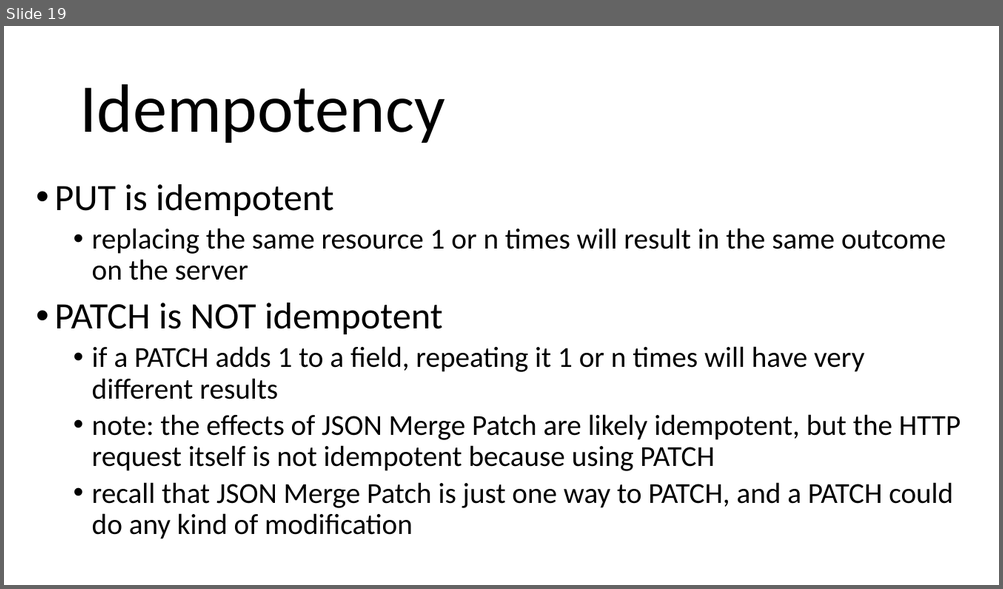
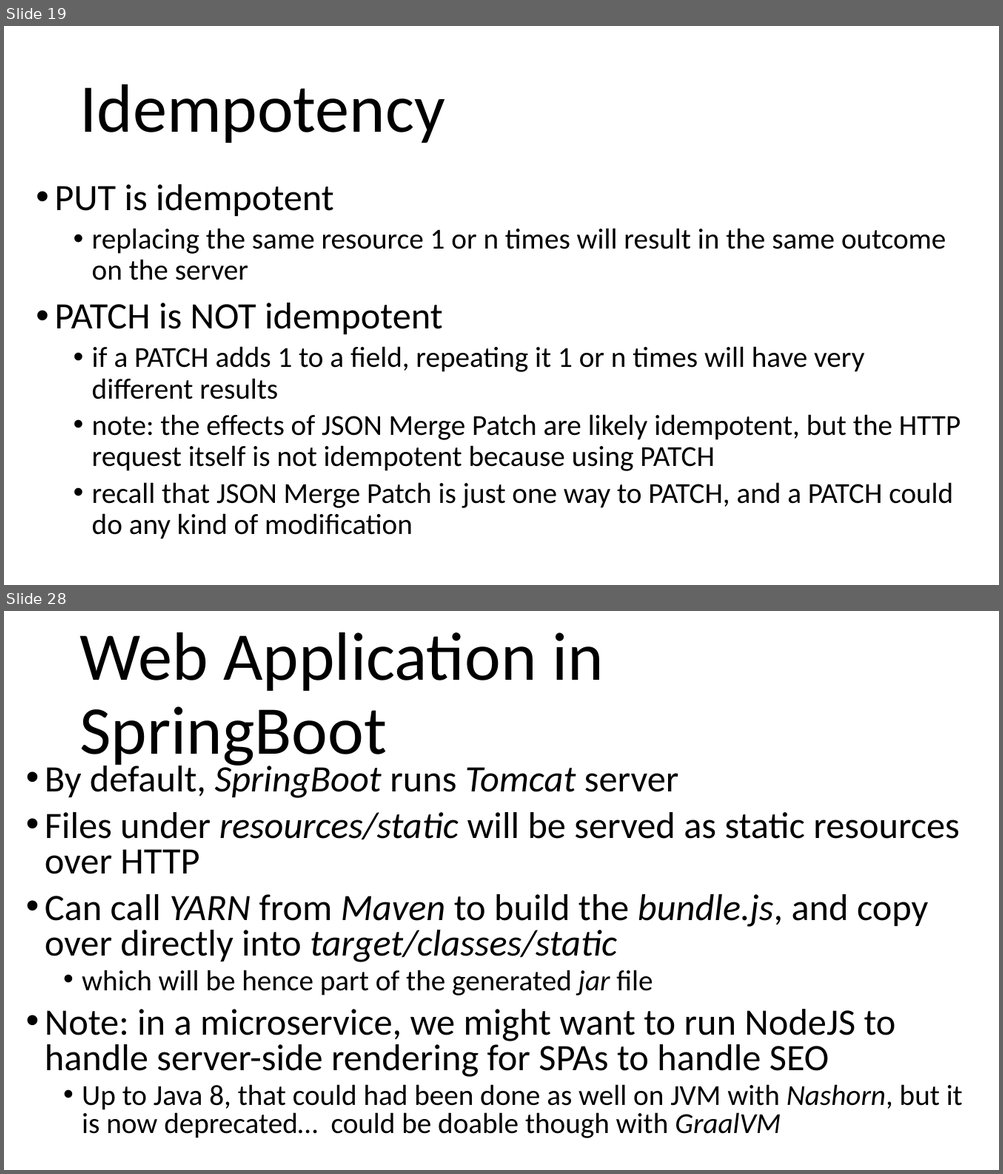
Before and after one commit to arcuri82/testing_security_development_enterprise_systems, a slide deck: doc/advanced/slides/lesson_03.pptx. Shown one above the other, each under a label of ours: slide 19 before the commit, slides 19 and 28 after it; the slides between them are not shown. The pictures are 1003x589 and 1003x1174 pixels, drawn with LibreOffice and Linux fonts; fonts in the diff are those of the drawing. Boxes give left, top, right and bottom in pixels: in the first picture for what was removed or moved away, otherwise in the second. Text is boxed around its words. In the diff, an @@ line names an element or a change of style, - is before the commit and + after.

```diff
--- a/doc/advanced/slides/lesson_03.pptx
+++ b/doc/advanced/slides/lesson_03.pptx
@@ slide 28 added at box(4, 611, 999, 1170), background #FFFFFF @@
@@ title added at box(79, 632, 603, 770), 66 pt, text #000000 @@
+Web Application in SpringBoot
@@ text added at box(45, 761, 962, 1139), 36 pt, text #000000 @@
+• By default, SpringBoot runs Tomcat server
+• Files under resources/static will be served as static resources over HTTP
+• Can call YARN from Maven to build the bundle.js, and copy over directly into target/classes/static
+  • which will be hence part of the generated jar file
+• Note: in a microservice, we might want to run NodeJS to handle server-side rendering for SPAs to handle SEO
+  • Up to Java 8, that could had been done as well on JVM with Nashorn, but it is now deprecated… could be doable though with GraalVM
```
Also in this commit, not shown: 6 slides changed, 8 other slides added, 2 other files.
